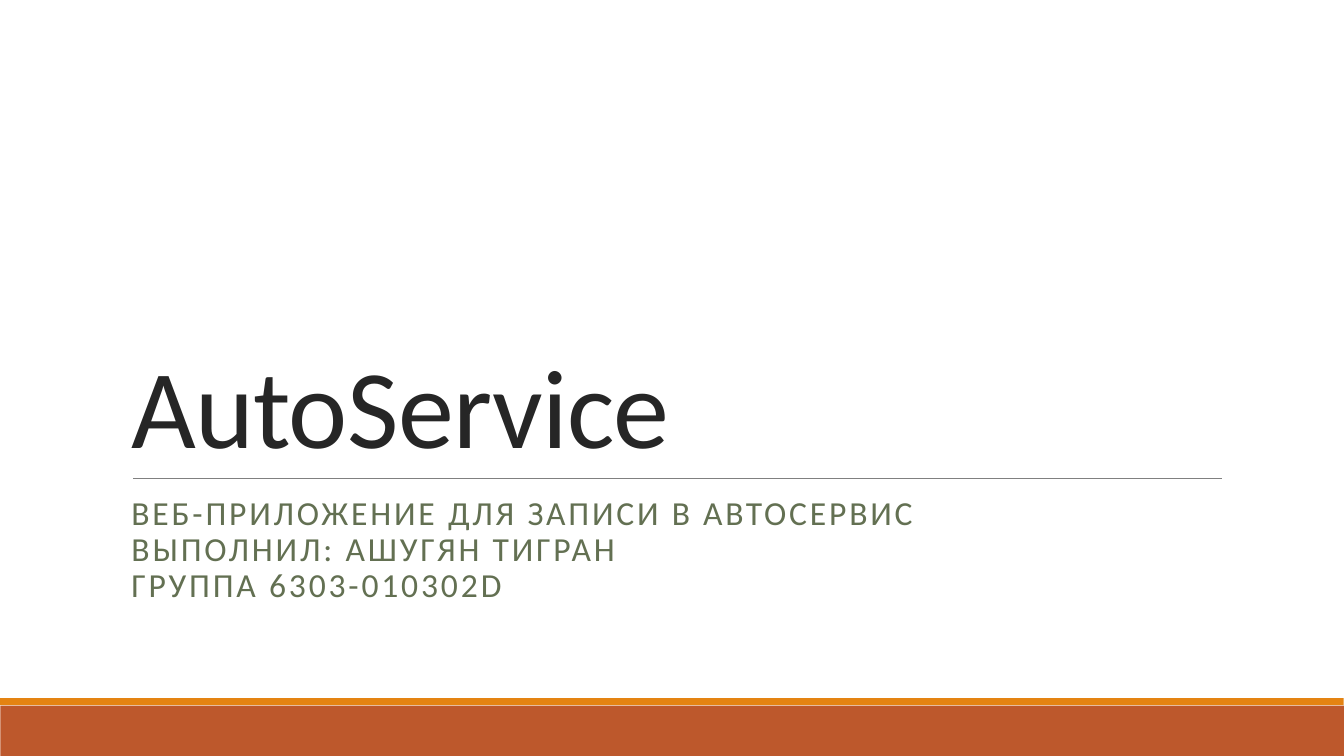
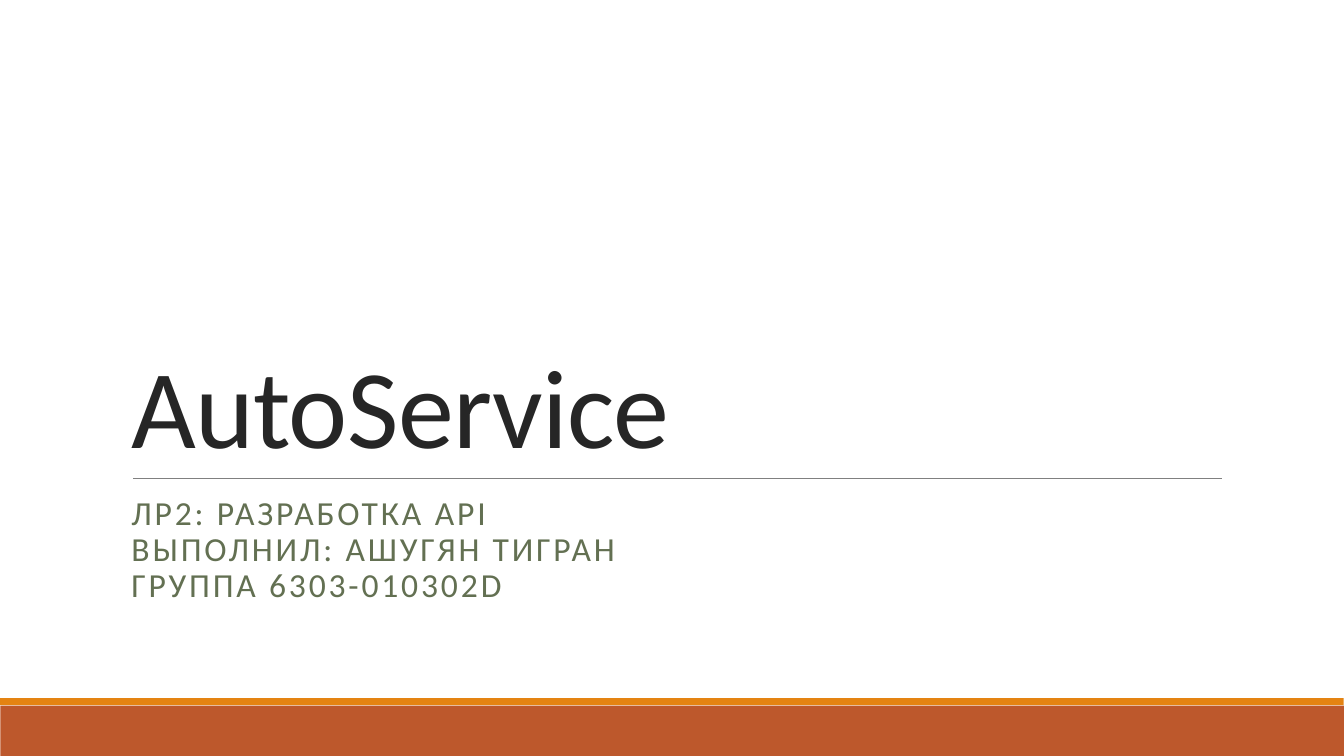
Before and after one commit to Tigr195/AutoService, a slide deck: slide 1 of Отчеты/Презентация_ЛР0_6303_Ашугян.pptx. Drawn at 1344x756 pixels with LibreOffice and Linux fonts; fonts in the diff are those of the drawing. Boxes give left, top, right and bottom in pixels: in the first picture for what was removed or moved away, otherwise in the second. Text is boxed around its words. In the diff, an @@ line names an element or a change of style, - is before the commit and + after.

```diff
--- a/Отчеты/Презентация_ЛР0_6303_Ашугян.pptx
+++ b/Отчеты/Презентация_ЛР0_6303_Ашугян.pptx
@@ subtitle at box(131, 503, 615, 597): text changed @@
-ВЕБ-ПРИЛОЖЕНИЕ ДЛЯ ЗАПИСИ В АВТОСЕРВИС
-ВЫПОЛНИЛ: АШУГЯН ТИГРАН
-ГРУППА 6303-010302D
+ЛР2: РАЗРАБОТКА API
+ВЫПОЛНИЛ: АШУГЯН ТИГРАН
+ГРУППА 6303-010302D
```
Also in this commit, not shown: 1 other slide changed, 1 slide added, 1 slide removed, 8 other files.
